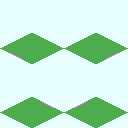
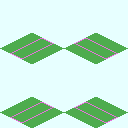
Layer changes from the first w=128, h=128 image to the second:
painted on "クリップボード" over bbox(10, 38, 118, 123)
